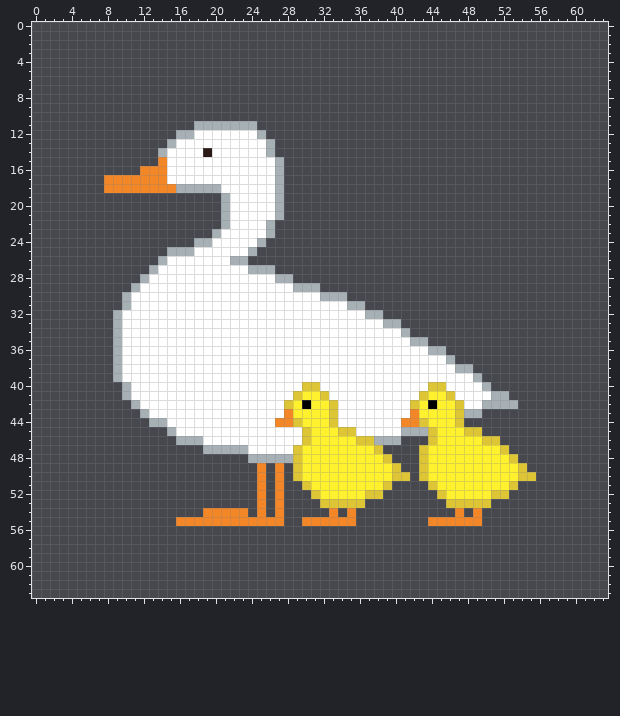
Pixel-art file, stored at assets/images/icon_64.aseprite. That is the earlier state.
64x64 pixels, 1 frame. Colours within 5 levels of each other are drawn and written as one.
The result:
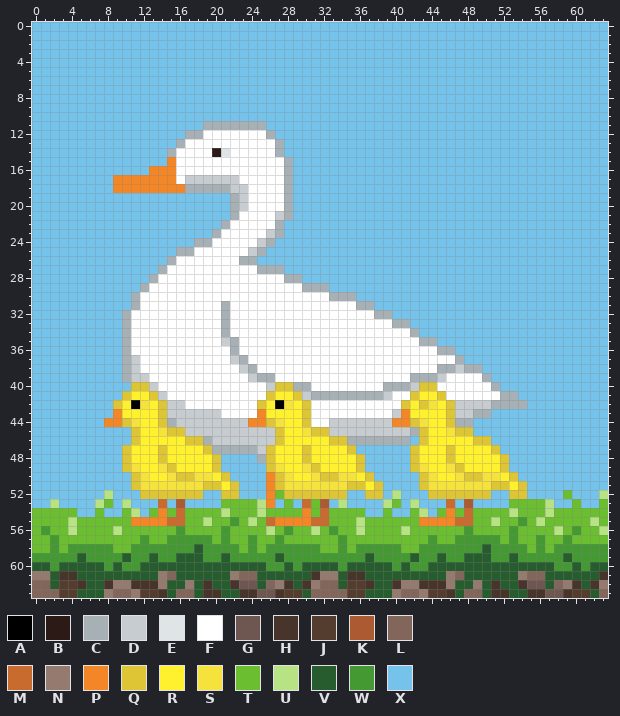
Palette (. is transparent): A #000000  B #2c1a16  C #a7b0b5  D #c6cccf  E #dfe4e6  F #ffffff  G #6e5750  H #47342a  J #543d2e  K #ab5a32  L #82655b  M #c76b2e  N #947a6f  P #f38627  Q #dec535  R #fff12e  S #f5e23d  T #6abe30  U #b8e384  V #275c2f  W #449932  X #75c3eb
The exact change:
layer "sky" added
layer "momma" added
layer "ground" added
layer "front" added
layer "middle" added
layer "back" added
layer "Layer 2" removed
layer "Layer 3" removed
Changed rows in their new state; - is an unchanged pixel.
first column x 0:
 0 XXXXXXXXXXXXXXXXXXXXXXXXXXXXXXXXXXXXXXXXXXXXXXXXXXXXXXXXXXXXXXXX
 1 XXXXXXXXXXXXXXXXXXXXXXXXXXXXXXXXXXXXXXXXXXXXXXXXXXXXXXXXXXXXXXXX
 2 XXXXXXXXXXXXXXXXXXXXXXXXXXXXXXXXXXXXXXXXXXXXXXXXXXXXXXXXXXXXXXXX
 3 XXXXXXXXXXXXXXXXXXXXXXXXXXXXXXXXXXXXXXXXXXXXXXXXXXXXXXXXXXXXXXXX
 4 XXXXXXXXXXXXXXXXXXXXXXXXXXXXXXXXXXXXXXXXXXXXXXXXXXXXXXXXXXXXXXXX
 5 XXXXXXXXXXXXXXXXXXXXXXXXXXXXXXXXXXXXXXXXXXXXXXXXXXXXXXXXXXXXXXXX
 6 XXXXXXXXXXXXXXXXXXXXXXXXXXXXXXXXXXXXXXXXXXXXXXXXXXXXXXXXXXXXXXXX
 7 XXXXXXXXXXXXXXXXXXXXXXXXXXXXXXXXXXXXXXXXXXXXXXXXXXXXXXXXXXXXXXXX
 8 XXXXXXXXXXXXXXXXXXXXXXXXXXXXXXXXXXXXXXXXXXXXXXXXXXXXXXXXXXXXXXXX
 9 XXXXXXXXXXXXXXXXXXXXXXXXXXXXXXXXXXXXXXXXXXXXXXXXXXXXXXXXXXXXXXXX
10 XXXXXXXXXXXXXXXXXXXXXXXXXXXXXXXXXXXXXXXXXXXXXXXXXXXXXXXXXXXXXXXX
11 XXXXXXXXXXXXXXXXXXX------CXXXXXXXXXXXXXXXXXXXXXXXXXXXXXXXXXXXXXX
12 XXXXXXXXXXXXXXXXX-C------FCXXXXXXXXXXXXXXXXXXXXXXXXXXXXXXXXXXXXX
13 XXXXXXXXXXXXXXXXC---------FCXXXXXXXXXXXXXXXXXXXXXXXXXXXXXXXXXXXX
14 XXXXXXXXXXXXXXXC---FBE----FCXXXXXXXXXXXXXXXXXXXXXXXXXXXXXXXXXXXX
15 XXXXXXXXXXXXXXXP-----------FCXXXXXXXXXXXXXXXXXXXXXXXXXXXXXXXXXXX
16 XXXXXXXXXXXXX--P-----------FCXXXXXXXXXXXXXXXXXXXXXXXXXXXXXXXXXXX
17 XXXXXXXXX------P-DDDDDD----FCXXXXXXXXXXXXXXXXXXXXXXXXXXXXXXXXXXX
18 XXXXXXXXX-------P----CDD---FCXXXXXXXXXXXXXXXXXXXXXXXXXXXXXXXXXXX
19 XXXXXXXXXXXXXXXXXXXXXXCD---FCXXXXXXXXXXXXXXXXXXXXXXXXXXXXXXXXXXX
20 XXXXXXXXXXXXXXXXXXXXXXCD---FCXXXXXXXXXXXXXXXXXXXXXXXXXXXXXXXXXXX
21 XXXXXXXXXXXXXXXXXXXXXXC----DCXXXXXXXXXXXXXXXXXXXXXXXXXXXXXXXXXXX
22 XXXXXXXXXXXXXXXXXXXXX-----FCXXXXXXXXXXXXXXXXXXXXXXXXXXXXXXXXXXXX
23 XXXXXXXXXXXXXXXXXXXX------DCXXXXXXXXXXXXXXXXXXXXXXXXXXXXXXXXXXXX
24 XXXXXXXXXXXXXXXXXX-------DCXXXXXXXXXXXXXXXXXXXXXXXXXXXXXXXXXXXXX
25 XXXXXXXXXXXXXXXX--------DCXXXXXXXXXXXXXXXXXXXXXXXXXXXXXXXXXXXXXX
26 XXXXXXXXXXXXXXXC------F-CXXXXXXXXXXXXXXXXXXXXXXXXXXXXXXXXXXXXXXX
27 XXXXXXXXXXXXXXC---------F--CXXXXXXXXXXXXXXXXXXXXXXXXXXXXXXXXXXXX
28 XXXXXXXXXXXXXC-------------F-CXXXXXXXXXXXXXXXXXXXXXXXXXXXXXXXXXX
29 XXXXXXXXXXXXC----------------F--CXXXXXXXXXXXXXXXXXXXXXXXXXXXXXXX
30 XXXXXXXXXXXC--------------------F--CXXXXXXXXXXXXXXXXXXXXXXXXXXXX
31 XXXXXXXXXXXC---------C-------------F-CXXXXXXXXXXXXXXXXXXXXXXXXXX
32 XXXXXXXXXXC----------C---------------F-CXXXXXXXXXXXXXXXXXXXXXXXX
33 XXXXXXXXXXC----------C-----------------F-CXXXXXXXXXXXXXXXXXXXXXX
34 XXXXXXXXXXC----------C-------------------FCXXXXXXXXXXXXXXXXXXXXX
35 XXXXXXXXXXC----------DC-------------------F-CXXXXXXXXXXXXXXXXXXX
36 XXXXXXXXXXC-----------C---------------------F-CXXXXXXXXXXXXXXXXX
37 XXXXXXXXXXCD----------DC----------------------FCXXXXXXXXXXXXXXXX
38 XXXXXXXXXXCD-----------DC--------------------CCD-CXXXXXXXXXXXXXX
39 XXXXXXXXXXCDD-----------DCC---------------CCCD---FCXXXXXXXXXXXXX
40 XXXXXXXXXXXQQD------------DQQCCF-------CCCDQ-F----FCXXXXXXXXXXXX
41 XXXXXXXXXXQRRQD-----------QRR-DCCCCCCCCD--QR-QF----F-CXXXXXXXXXX
42 XXXXXXXXXQRASRQDD--------QRAS-QFFF-------QRQS-QDDDD---CXXXXXXXXX
43 XXXXXXXXXPRRRRQDDDDDD----PRRR-QFFF------DPR---QDD-CXXXXXXXXXXXXX
44 XXXXXXXXPPQSRRQCDDDDDDDDPPQSRRQFFDDDDDDDP-QS--QCCXXXXXXXXXXXXXXX
45 XXXXXXXXXXXQRRSQQDDDDDDDDDDQRRSQQDDDDDDDDD-QR-SQ-XXXXXXXXXXXXXXX
46 XXXXXXXXXXXQRRRRRQQCDDDDDDDQRRR--QQCCC---CXQR----Q-XXXXXXXXXXXXX
47 XXXXXXXXXXQRRRQRRRRQ----CDQRRRQ----QXXXXXXQR--Q----QXXXXXXXXXXXX
48 XXXXXXXXXXQRRRQRRRRRQXXXX-QRRRQ-----QXXXXXQR--Q-----QXXXXXXXXXXX
49 XXXXXXXXXXQSRRSQRRRRQXXXXXQSRRSQ----QXXXXXQS--SQ----QXXXXXXXXXXX
50 XXXXXXXXXXXQSRRSQQSSRQXXXXPQSR-SQQSS-QXXXXX-S--SQQSS-QXXXXXXXXXX
51 XXXXXXXXXXXQSSSSSSSQQRQXXXPQSSSSSSSQQ-QXXXXQSSSSSSSQQRQXXXXXXXXX
52 XXXXXXXXUXXXQQQQQQQXXQQXXXPTQQQ-QQQXX--XUXXXQ-QQQQQXXQQXXXXTXXXU
53 XXUXXXXUTXUXXXMXKXXXXTTTTUPXTXMTKXUXXXXUTXUXXXMXKXXXXTTTTUXXTXXT
54 TTTTTXXTXXTUXTPTMTTTTUTTTUTTTTPTMTTTTXXTXXTUXTPTMTTTTUTTTUTTTTTT
55 TTTTUTTTTTTPPPPMMTTUTTWTUTM-PP-MMTTTUTTTTTTP---MMTTUTTWTUTTTTTUT
56 TWTTUTTTTUTTTTTTWTTTTWTTTTUTWTTUTWTTUTTTTUTTTTTTWTTTTWTTTTUTWTTU
57 TTWTTTTTTTTTWTTWWWWWTWTTWTTWTTTTTTWTTTTTTTTTWTTWWWWWTWTTWTTWTTTT
58 TTWTWWWWWTTWWWWWWWVWWWWTWTWWWWWWTTWTWWWWWTTWWWWWWWVWWWWTWTWWWWWW
59 WWWWWVWWWWVWWVWWVVVWWVWWWWWVWWWWWWWWWVWWWWVWWVWWVVVWWVWWWWWVWWWW
60 VVWVVVVVWVWWVVVVVVVVVVVVVVWWVWVVVVWVVVVVWVWWVVVVVVVVVVVVVVWWVWVV
61 NNVHHVVVVVVVVVNLVVVVVVNLLVVVVVVHNNVHHVVVVVVVVVNLVVVVVVNLLVVVVVVH
62 LLVJJHVVHNNHHHNVVNVHVVHGGVLNHVHNLLVJJHVVHNNHHHNVVNVHVVHGGVLNHVHN
63 LLLJJVVVNLLNJJHVLLVHHVVHHGGHJJVLLLLJJVVVNLLNJJHVLLVHHVVHHGGHJJVL
Boxes around the changes in both pictures, in picture pixels (x1, y1, x2, y2):
changed: (32, 22, 608, 598)
